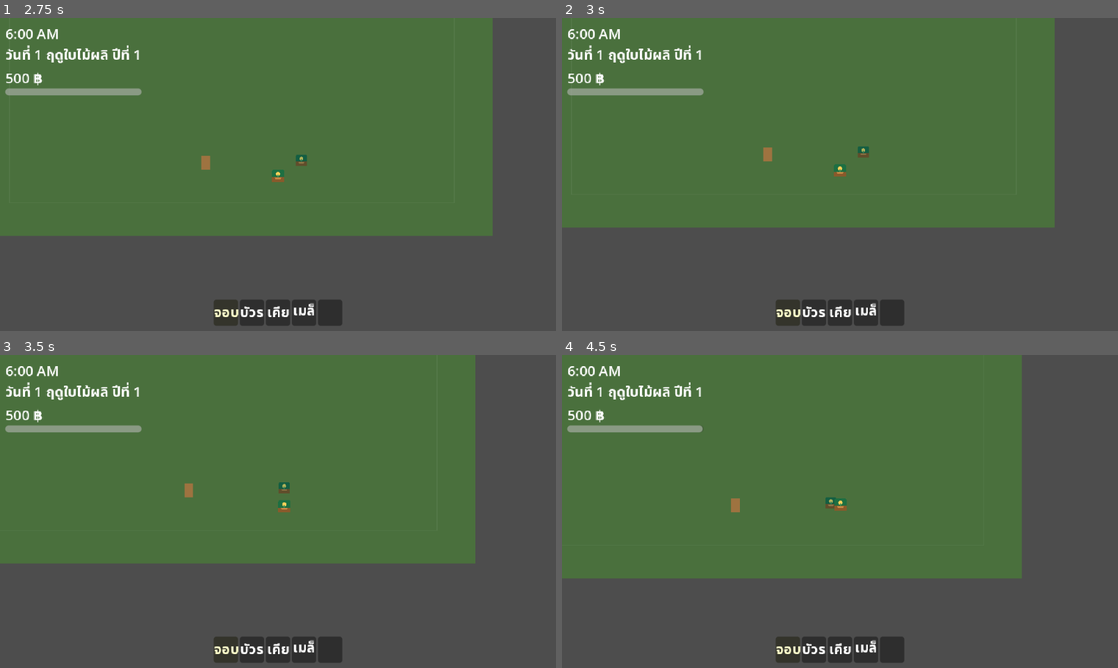
Above: before the commit, frames 1-4 (two rows, left to right).
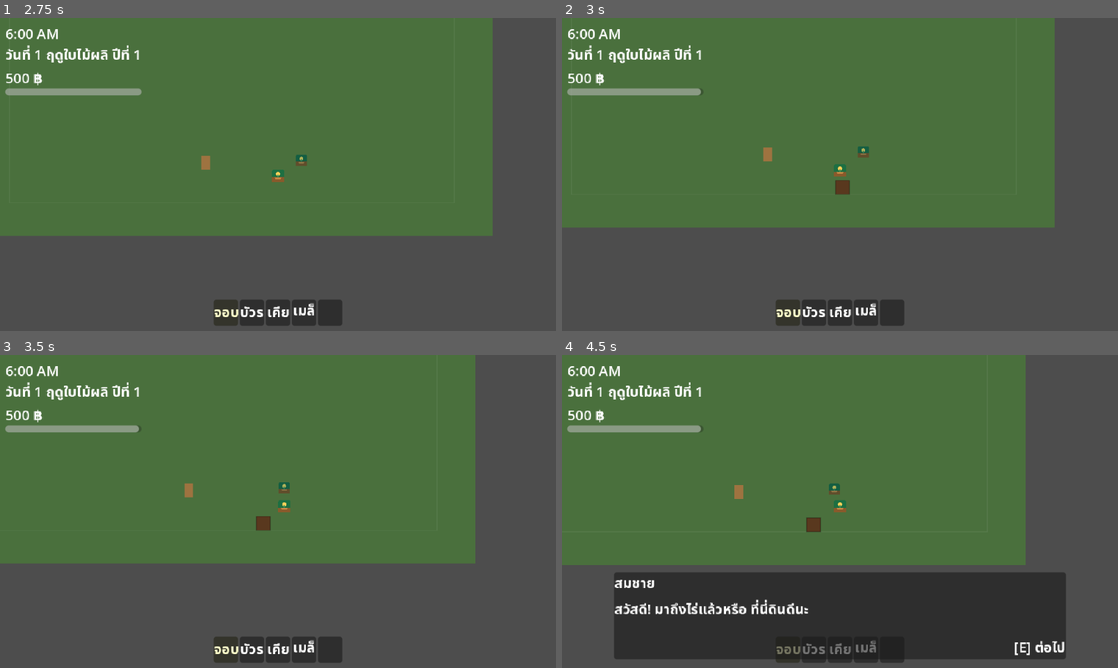
Above: after the commit, the same moments.

Repository: pathai95441/life-of-siam
Game: Godot game, scene res://src/ui/menus/main_menu.tscn
Same seed, same stepped clock (60 frames per second), same inputs: the game is played once before the commit and once after it.
Inputs (mouse positions are in pixels of both pictures, inside the frame that each line leads up to):
- Up to frame 1 (2.75 s): click "เริ่มเกมใหม่" at 0.5 s; move the mouse to (400, 158) at 1.27 s; hold D (move_right) 1.28-2.03 s; hold E (interact) 1.28-2.03 s; move the mouse to (166, 190) at 2.02 s; hold S (move_down) from 2.03 s (still down); tap Shift (run) at 2.1 s
- Up to frame 2 (3 s): move the mouse to (895, 105) at 2.77 s; release S (move_down) at 2.78 s; press the mouse at (895, 105) at 2.78 s; hold D (move_right) from 2.78 s (still down)
- Up to frame 3 (3.5 s): keep holding D (move_right)
- Up to frame 4 (4.5 s): move the mouse to (812, 574) at 3.52 s; release D (move_right) at 3.53 s; release the mouse at (812, 574) at 3.53 s; hold W (move_up) 3.53-4.28 s; tap E (interact) at 3.6 s; move the mouse to (1006, 558) at 4.27 s; hold A (move_left) from 4.28 s (still down); hold Shift (run) from 4.28 s (still down)

Frame 1 is identical in both runs. In frame 2, 0.1% of the frame differs, in the area x 24-52%, y 22-57%; in frame 3, 0.1%; in frame 4, 24%, in the area x 0-91%, y 0-98%.
Error before the commit: Parse Error: Could not resolve external class member "priority". (res://src/systems/interaction/interaction_probe.gd:50)

Commit message:
Target Godot 4.7.2, fix Area2D property collision, add smoke test
Verified the scaffold against a real engine for the first time.

Engine target moved from 4.4 to 4.7.2 at the user's request. Import and
boot are clean on 4.7.2: no script errors, no warnings, in both the main
menu and the world scene.

The first compile surfaced exactly one real error:

  Parse Error: Member "priority" redefined (original in native class
  'Area2D') at src/components/interactable.gd:13

Area2D already defines `priority` (area processing order), so exporting
a member of that name shadows it, which GDScript rejects. That single
error cascaded into eight dependent scripts failing to compile. Renamed
the export to `focus_priority` across interactable.gd, interaction_probe.gd,
bed.gd and bed.tscn.

Nothing else in the hand-authored scenes and resources was wrong: typed
arrays in .tres, unique_name_in_owner, node-type exports serialized as
NodePath, and all 62 res:// references loaded as intended.

Added tests/smoke_test.tscn, a headless harness covering the core loop in
50 assertions: clock and season rollover, inventory overflow and refusal
of unknown ids, till/plant/water/grow/wither/harvest, save round trip
through real JSON, out-of-season planting refusal, dialogue lifecycle and
flags, and economy guards. It exits non-zero on failure so it can gate CI.
All 50 pass.

Committing the .uid files Godot generates on import: they are how the
engine identifies scripts across file renames, so they belong in history.

docs/ARCHITECTURE.md now records what the first compile found, closes the
two high risks that are actually closed, and marks the phase 0 work that
remains: a manual F5 playthrough to confirm what headless cannot check
(input, camera follow, y-sort, UI layout, Thai font rendering).

Co-Authored-By: Claude Opus 5 (1M context) <noreply@anthropic.com>

Diff:
--- a/project.godot
+++ b/project.godot
@@ -11,7 +11,7 @@
 config/version="0.1.0"
 config/description="A 2D top-down life simulation set in Thailand."
 run/main_scene="res://src/ui/menus/main_menu.tscn"
-config/features=PackedStringArray("4.4", "GL Compatibility")
+config/features=PackedStringArray("4.7", "GL Compatibility")
 config/icon="res://icon.svg"
 boot_splash/show_image=false
 
--- a/src/components/interactable.gd
+++ b/src/components/interactable.gd
@@ -10,7 +10,9 @@
 @export var prompt: String = "คุย"
 @export var prompt_en: String = "Talk"
 ## Higher wins when several interactables overlap the probe at the same time.
-@export var priority: int = 0
+## Named focus_priority, not priority: Area2D already defines a native
+## `priority` property (area processing order) and shadowing it is a parse error.
+@export var focus_priority: int = 0
 @export var enabled: bool = true
 ## Interactables that should not respond while the clock is stopped (cutscene,
 ## dialogue) can opt out here.
--- a/src/entities/props/bed.gd
+++ b/src/entities/props/bed.gd
@@ -12,7 +12,7 @@
 	super()
 	prompt = "นอน"
 	prompt_en = "Sleep"
-	priority = 10  # A bed should win over anything decorative next to it.
+	focus_priority = 10  # A bed should win over anything decorative next to it.
 
 
 func interact(actor: Node) -> void:
--- a/src/entities/props/bed.tscn
+++ b/src/entities/props/bed.tscn
@@ -12,7 +12,7 @@
 script = ExtResource("1_bed")
 prompt = "นอน"
 prompt_en = "Sleep"
-priority = 10
+focus_priority = 10
 
 [node name="Visual" type="ColorRect" parent="."]
 offset_left = -12.0
--- a/src/systems/interaction/interaction_probe.gd
+++ b/src/systems/interaction/interaction_probe.gd
@@ -47,10 +47,10 @@
 		if candidate == null or not candidate.can_interact(_actor):
 			continue
 		var distance := global_position.distance_squared_to(candidate.global_position)
-		if candidate.priority > best_priority \
-			or (candidate.priority == best_priority and distance < best_distance):
+		if candidate.focus_priority > best_priority \
+			or (candidate.focus_priority == best_priority and distance < best_distance):
 			best = candidate
-			best_priority = candidate.priority
+			best_priority = candidate.focus_priority
 			best_distance = distance
 	return best
 
--- /dev/null
+++ b/tests/smoke_test.gd
@@ -0,0 +1,144 @@
+## Headless smoke test for the core loop. Run with:
+##     godot --headless --path . tests/smoke_test.tscn
+## Exits non-zero on any failure, so it works as a CI gate. This is a plain
+## scene-based harness, not a framework; swap in GdUnit4 when the suite grows.
+extends Node
+
+var pass_count := 0
+var fail_count := 0
+
+func check(label: String, condition: bool) -> void:
+	if condition:
+		pass_count += 1
+		print("  PASS  ", label)
+	else:
+		fail_count += 1
+		print("  FAIL  ", label)
+
+func check_eq(label: String, got: Variant, want: Variant) -> void:
+	check("%s (got %s, want %s)" % [label, got, want], got == want)
+
+func _ready() -> void:
+	var grid: FarmGrid = FarmGrid.new()
+	add_child(grid)
+	await get_tree().process_frame
+
+	GameClock.reset()
+	GameState.reset()
+	Inventory.reset()
+
+	print("\n--- clock ---")
+	check_eq("starts day 1", GameClock.day, 1)
+	check_eq("starts spring", GameClock.season, GameConstants.Season.SPRING)
+	check_eq("wakes at 06:00", GameClock.hour(), 6)
+	check_eq("absolute_day", GameClock.absolute_day(), 1)
+
+	print("\n--- inventory ---")
+	check_eq("hoe added", Inventory.add_item(&"hoe", 1), 0)
+	check_eq("has hoe", Inventory.has_item(&"hoe"), true)
+	check_eq("unknown id rejected", Inventory.add_item(&"nonexistent", 5), 5)
+	var overflow := Inventory.add_item(&"turnip", 99 * 40)
+	check("bag overflow returns remainder", overflow > 0)
+	Inventory.reset()
+	check_eq("reset empties bag", Inventory.count_of(&"turnip"), 0)
+	Inventory.add_item(&"turnip_seed", 5)
+	check_eq("remove more than held fails", Inventory.remove_item(&"turnip_seed", 99), false)
+	check_eq("still 5 seeds", Inventory.count_of(&"turnip_seed"), 5)
+
+	print("\n--- farming ---")
+	var cell := Vector2i(0, 0)
+	check_eq("till fresh soil", grid.till(cell), true)
+	check_eq("till twice fails", grid.till(cell), false)
+	check_eq("till outside field fails", grid.till(Vector2i(999, 999)), false)
+	var turnip := Database.get_crop(&"turnip")
+	check("turnip crop loaded", turnip != null)
+	check_eq("plant on tilled soil", grid.plant(cell, turnip), true)
+	check_eq("plant twice fails", grid.plant(cell, turnip), false)
+	check_eq("water tilled soil", grid.water(cell), true)
+	check_eq("water twice fails", grid.water(cell), false)
+
+	var soil := grid.get_cell(cell)
+	check_eq("growth starts at 0", soil.growth_days, 0)
+	check_eq("not harvestable yet", soil.is_harvestable(), false)
+
+	print("\n--- growth over days (watered) ---")
+	var total := turnip.total_growth_days()
+	for i in total:
+		GameClock.sleep_until_morning()
+		grid.water(cell)
+	check_eq("grew to maturity in %d days" % total, soil.growth_days, total)
+	check_eq("is harvestable", soil.is_harvestable(), true)
+	check_eq("day advanced", GameClock.day, 1 + total)
+
+	print("\n--- drought ---")
+	var dry_cell := Vector2i(2, 2)
+	grid.till(dry_cell)
+	grid.plant(dry_cell, turnip)
+	for i in turnip.drought_tolerance + 1:
+		GameClock.sleep_until_morning()
+	check_eq("unwatered crop withers", grid.get_cell(dry_cell).withered, true)
+
+	print("\n--- harvest ---")
+	var before := Inventory.count_of(&"turnip")
+	check_eq("harvest succeeds", grid.harvest(cell), true)
+	check("produce entered bag", Inventory.count_of(&"turnip") > before)
+	check_eq("harvest twice fails", grid.harvest(cell), false)
+
+	print("\n--- save round trip ---")
+	var farm_snapshot := grid.save_state()
+	var inv_snapshot := Inventory.save_state()
+	var clock_snapshot := GameClock.save_state()
+	var turnips := Inventory.count_of(&"turnip")
+	var saved_day := GameClock.day
+
+	# Serialize through JSON exactly as SaveManager does, to prove the payload
+	# survives a real file round trip and not just an in-memory copy.
+	var json := JSON.stringify({"farm": farm_snapshot, "inv": inv_snapshot, "clock": clock_snapshot})
+	var restored: Dictionary = JSON.parse_string(json)
+	check("payload survives JSON", restored != null)
+
+	# Corrupt live state, then restore.
+	Inventory.reset()
+	GameClock.reset()
+	grid.load_state({})
+	check_eq("state cleared", Inventory.count_of(&"turnip"), 0)
+
+	grid.load_state(restored["farm"])
+	Inventory.load_state(restored["inv"])
+	GameClock.load_state(restored["clock"])
+	check_eq("inventory restored", Inventory.count_of(&"turnip"), turnips)
+	check_eq("clock restored", GameClock.day, saved_day)
+	check_eq("tilled cell restored", grid.get_cell(cell) != null and grid.get_cell(cell).tilled, true)
+	check_eq("withered cell restored", grid.get_cell(dry_cell).withered, true)
+
+	print("\n--- season gating ---")
+	var chili := Database.get_crop(&"chili")
+	check_eq("chili not in spring", chili.grows_in_season(GameConstants.Season.SPRING), false)
+	check_eq("chili in summer", chili.grows_in_season(GameConstants.Season.SUMMER), true)
+	check_eq("turnip in spring", turnip.grows_in_season(GameConstants.Season.SPRING), true)
+
+	print("\n--- dialogue ---")
+	var dlg := Database.get_dialogue(&"somchai_default")
+	check("dialogue loaded", dlg != null)
+	check_eq("dialogue has 2 lines", dlg.lines.size(), 2)
+	check("first line has text", not dlg.lines[0].text.is_empty())
+	check_eq("start dialogue", DialogueSystem.start(dlg, &"somchai"), true)
+	check_eq("is active", DialogueSystem.is_active(), true)
+	check_eq("double start refused", DialogueSystem.start(dlg, &"somchai"), false)
+	DialogueSystem.advance()
+	DialogueSystem.advance()
+	check_eq("finishes after last line", DialogueSystem.is_active(), false)
+	check_eq("sets_flag applied", GameState.has_flag(&"met_somchai"), true)
+
+	print("\n--- economy ---")
+	GameState.reset()
+	check_eq("starting money", GameState.money, GameConstants.STARTING_MONEY)
+	check_eq("cannot overspend", GameState.try_spend(999999), false)
+	check_eq("money untouched", GameState.money, GameConstants.STARTING_MONEY)
+	check_eq("can spend 100", GameState.try_spend(100), true)
+	check_eq("money after spend", GameState.money, GameConstants.STARTING_MONEY - 100)
+
+	print("\n==================================================")
+	print("  %d passed, %d failed" % [pass_count, fail_count])
+	print("==================================================")
+	get_tree().quit(1 if fail_count > 0 else 0)
--- /dev/null
+++ b/tests/smoke_test.tscn
@@ -0,0 +1,6 @@
+[gd_scene load_steps=2 format=3]
+
+[ext_resource type="Script" path="res://tests/smoke_test.gd" id="1_smoke"]
+
+[node name="Smoke" type="Node"]
+script = ExtResource("1_smoke")
Not shown, added: icon.svg.import
Not shown, added: src/autoload/audio_manager.gd.uid
Not shown, added: src/autoload/database.gd.uid
Not shown, added: src/autoload/dialogue_system.gd.uid
Not shown, added: src/autoload/event_bus.gd.uid
Not shown, added: src/autoload/game_clock.gd.uid
Not shown, added: src/autoload/game_state.gd.uid
Not shown, added: src/autoload/inventory.gd.uid
Not shown, added: src/autoload/save_manager.gd.uid
Not shown, added: src/autoload/scene_loader.gd.uid
Not shown, added: src/autoload/settings_manager.gd.uid
Not shown, added: src/components/interactable.gd.uid
(and 31 more such lines)
